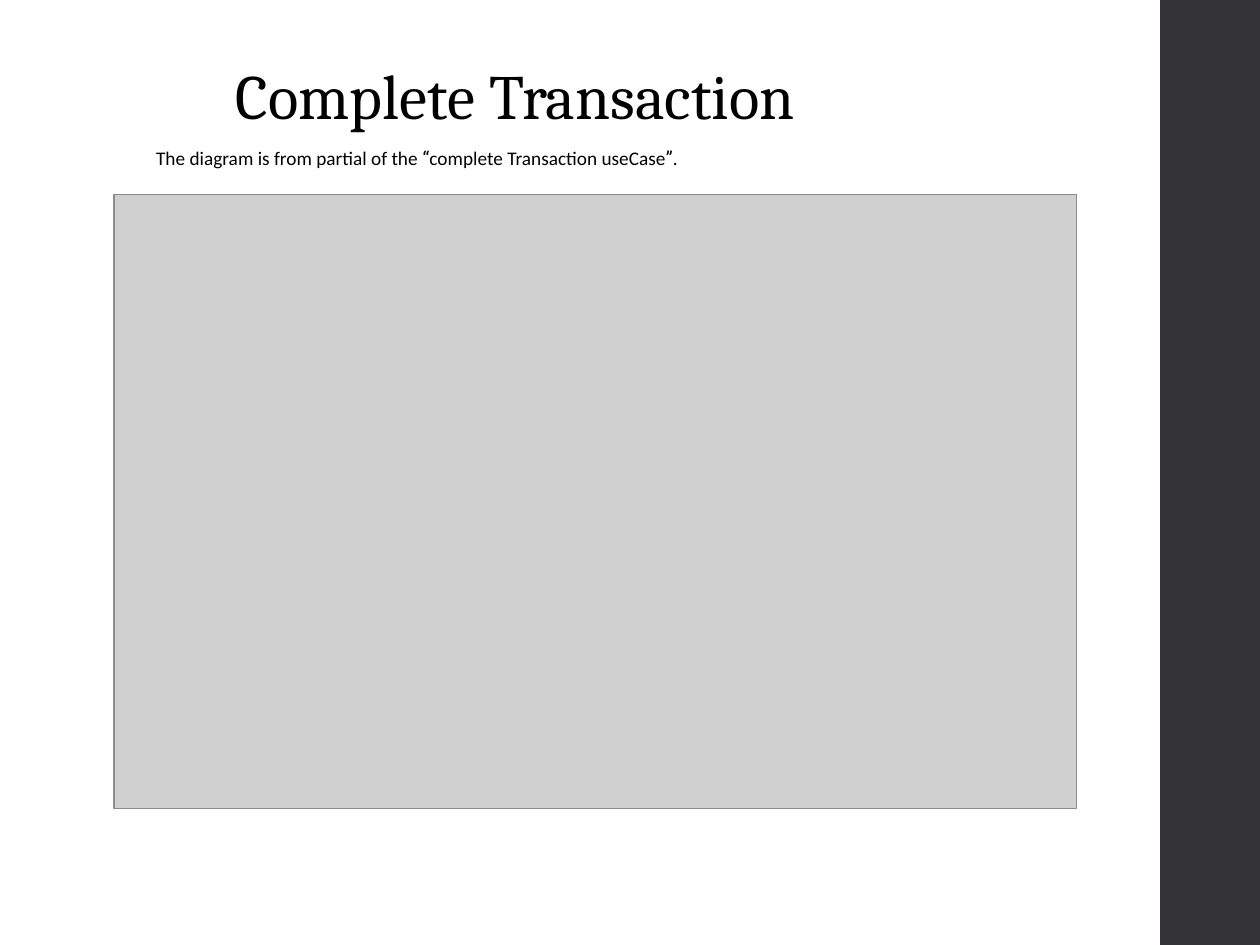
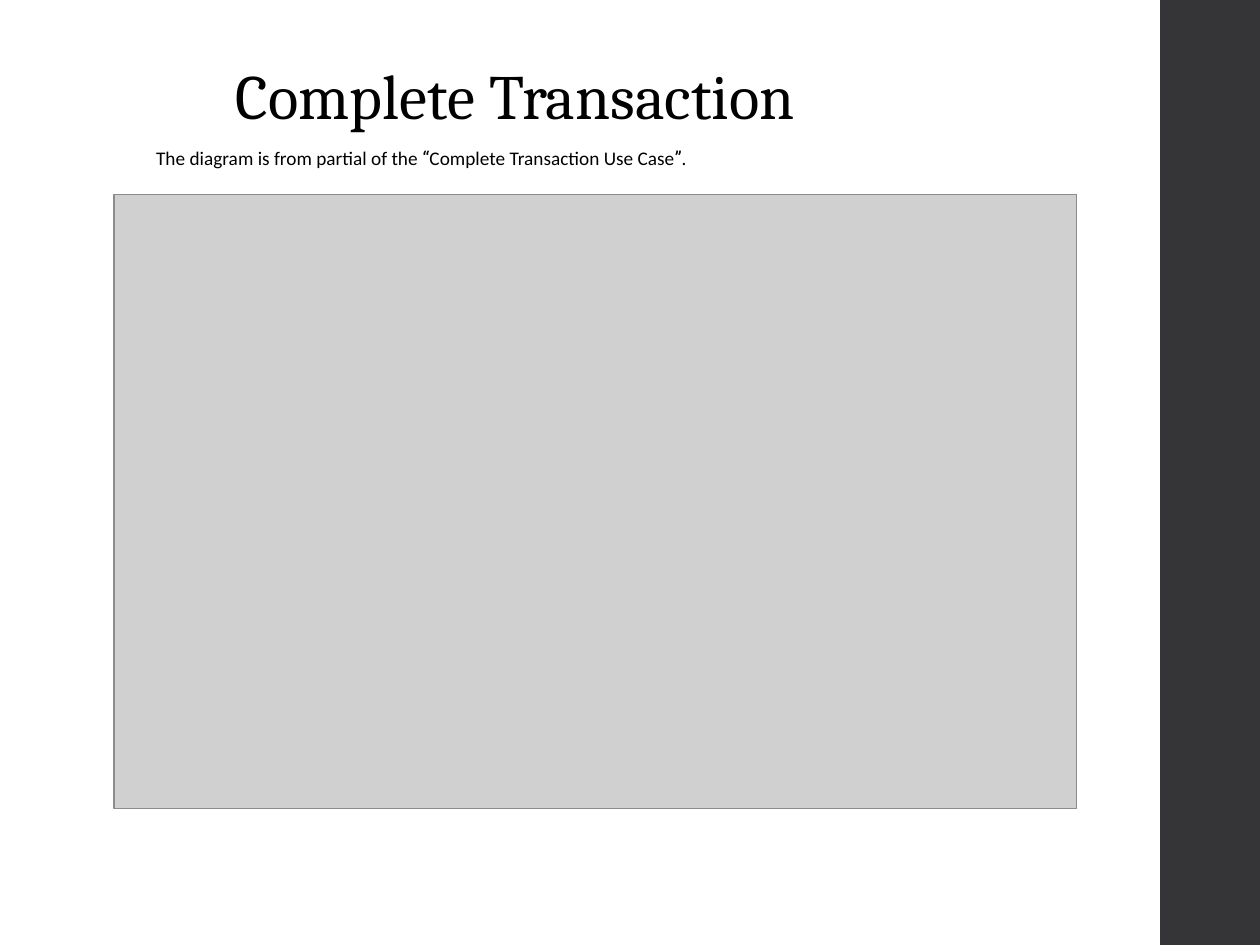
Before and after one commit to chenghao1983/VMCS_CA_PT4, a slide deck: slide 10 of PT4- Presentation - 01-09-2016.ppt. Drawn at 1260x945 pixels with LibreOffice and Linux fonts; fonts in the diff are those of the drawing; grey boxes stand for pictures. Boxes give left, top, right and bottom in pixels: in the first picture for what was removed or moved away, otherwise in the second. Text is boxed around its words. In the diff, an @@ line names an element or a change of style, - is before the commit and + after.

Commit message:
- updated layout

```diff
--- a/PT4- Presentation - 01-09-2016.ppt
+++ b/PT4- Presentation - 01-09-2016.ppt
@@ text at <box>156,150,687,169</box>: text changed @@
-The diagram is from partial of the “complete Transaction useCase”.
+The diagram is from partial of the “Complete Transaction Use Case”.
```
